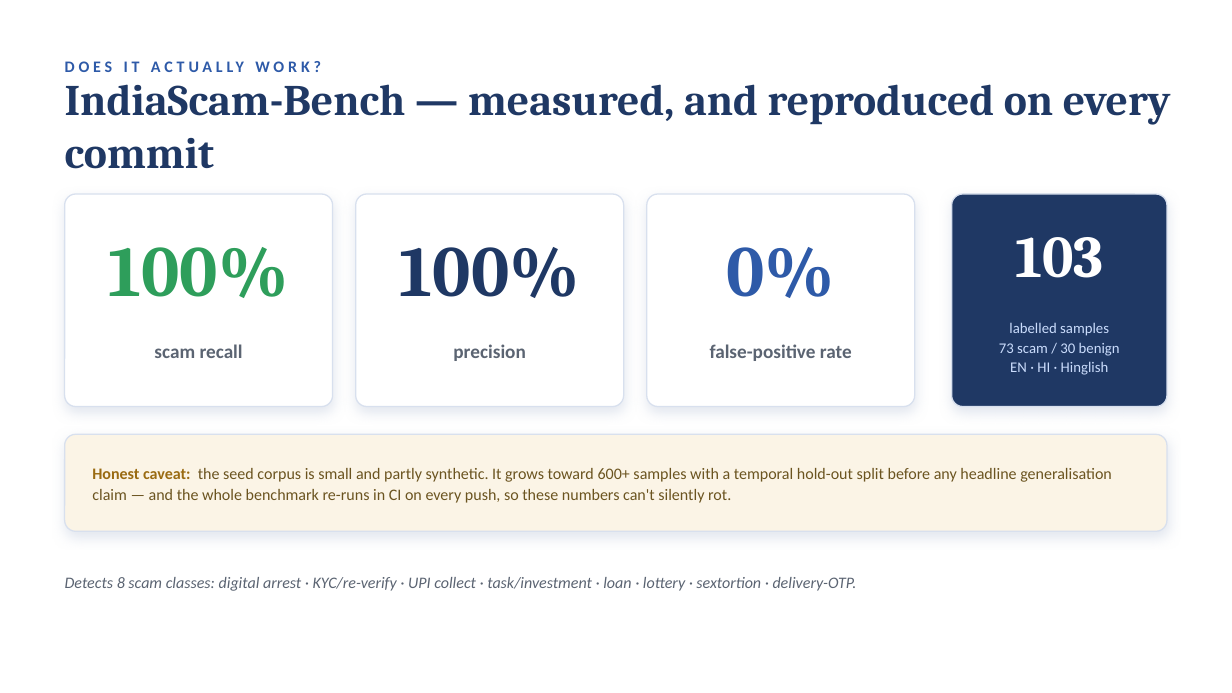
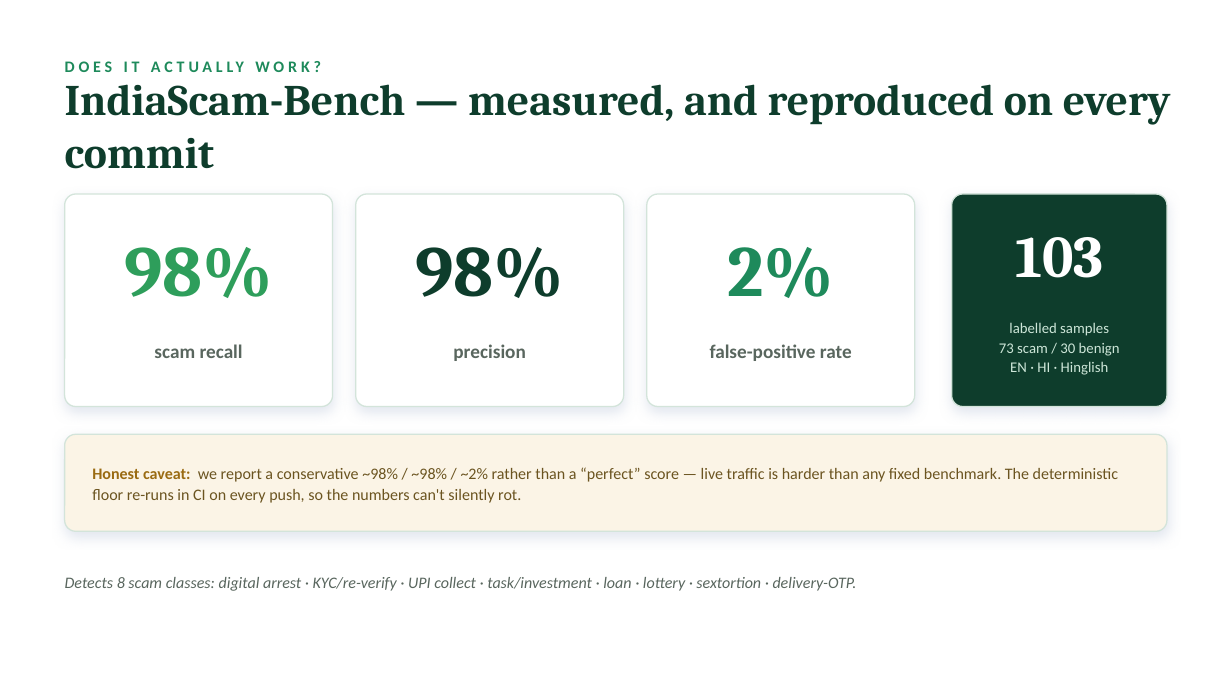
Before and after one commit to aditya501gupta/dhaal, a slide deck: slide 8 of deck/DHAAL_pitch.pptx. Drawn at 1232x693 pixels with LibreOffice and Linux fonts; fonts in the diff are those of the drawing. Boxes give left, top, right and bottom in pixels: in the first picture for what was removed or moved away, otherwise in the second. Text is boxed around its words. In the diff, an @@ line names an element or a change of style, - is before the commit and + after.

Commit message:
Submission polish: green deck (13 slides, team) + detailed document, conservative 98/98/2 metrics, guardian-number sync in native app

```diff
--- a/deck/DHAAL_pitch.pptx
+++ b/deck/DHAAL_pitch.pptx
@@ text "DOES IT ACTUALLY WORK?" at [65,51,1081,80]: text colour #2E5AA8 to #1E8A5B @@
@@ text "IndiaScam-Bench — measured, and reproduced ..." at [65,84,1171,169]: text colour #1F3864 to #0E3D2C @@
@@ rounded rectangle at [952,194,1167,407]: fill #1F3864 to #0E3D2C; outline #D8E0EE 1 pt to #D3E4DA 1 pt @@
@@ text at [124,247,273,298]: text changed @@
-100%
+98%
@@ text at [415,247,564,298]: text changed; text colour #1F3864 to #0E3D2C @@
-100%
+98%
@@ text at [727,247,834,298]: text changed; text colour #2E5AA8 to #1E8A5B @@
-0%
+2%
@@ text "labelled samples" at [999,322,1120,375]: text colour #CADCFC to #CDE6D8 @@
@@ outline #D8E0EE 1 pt to #D3E4DA 1 pt in 4 elements at [65,194,333,407], [356,194,624,407], [647,194,915,407], [65,434,1167,531] @@
@@ text at [92,467,1118,503]: text changed @@
-Honest caveat: the seed corpus is small and partly synthetic. It grows toward 600+ samples with a temporal hold-out split before any headline generalisation claim — and the whole benchmark re-runs in CI on every push, so these numbers can't silently rot.
+Honest caveat: we report a conservative ~98% / ~98% / ~2% rather than a “perfect” score — live traffic is harder than any fixed benchmark. The deterministic floor re-runs in CI on every push, so the numbers can't silently rot.
@@ text colour #5B6472 to #59665E in 4 elements at [154,344,243,358], [453,344,525,361], [710,344,852,361], [65,577,857,591] @@
```
Also in this commit, not shown: 11 other slides changed, 1 slide added, 22 other files.
